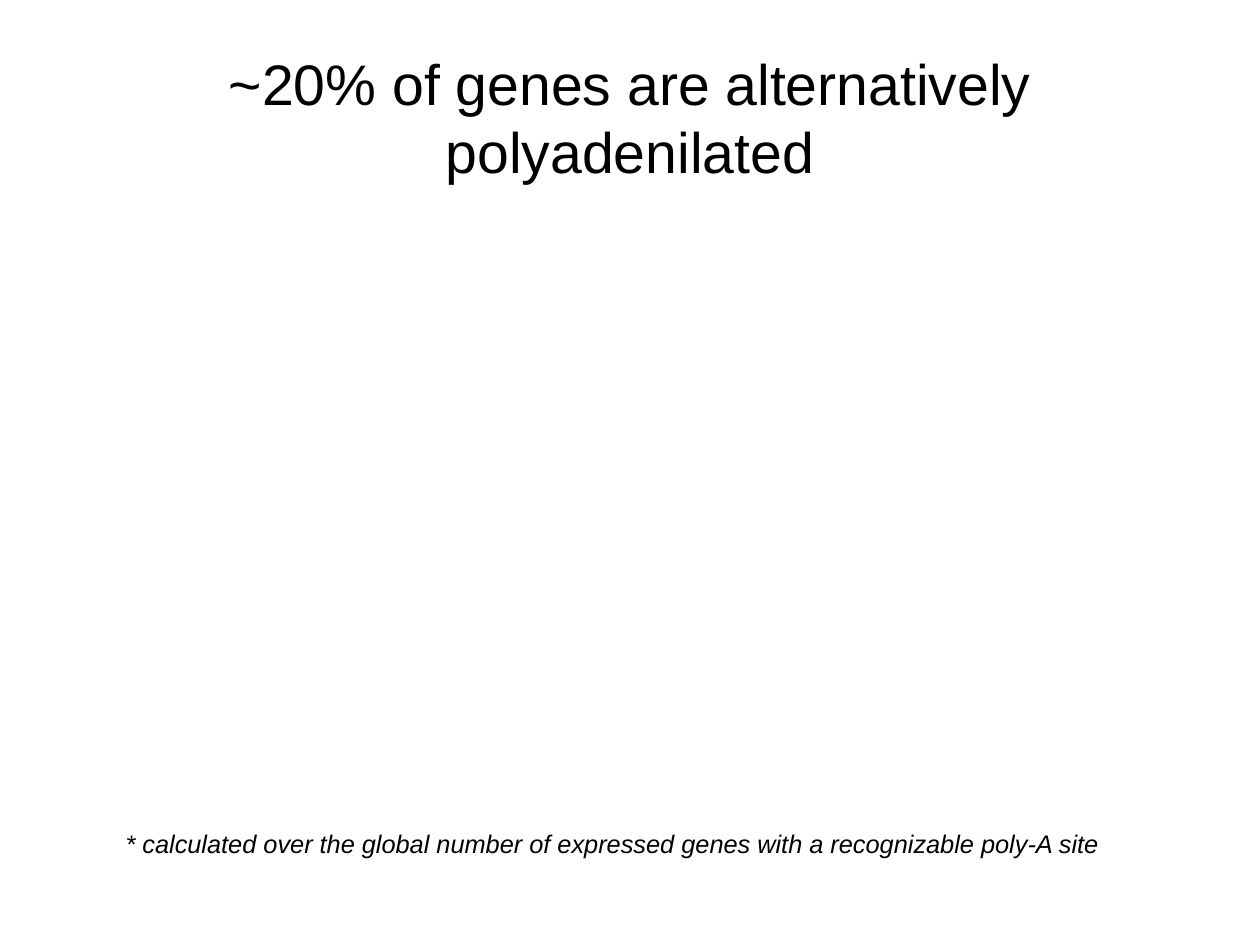
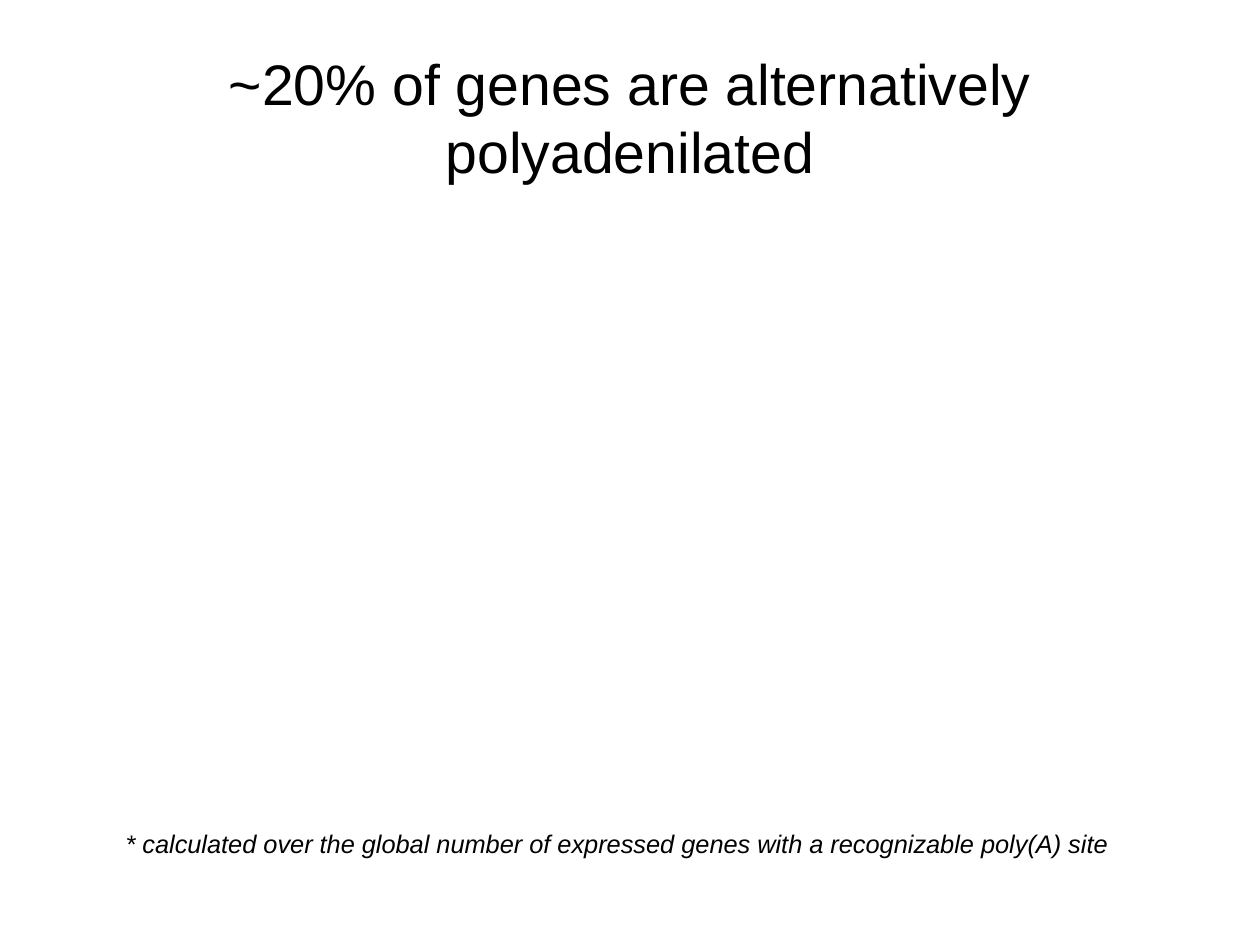
Before and after one commit to wilkinsonlab/m-oryzae-polya, a slide deck: slide 15 of doc/oryzae_presentation.odp. Drawn at 1260x945 pixels with LibreOffice and Linux fonts; fonts in the diff are those of the drawing. Boxes give left, top, right and bottom in pixels: in the first picture for what was removed or moved away, otherwise in the second. Text is boxed around its words. In the diff, an @@ line names an element or a change of style, - is before the commit and + after.

```diff
--- a/doc/oryzae_presentation.odp
+++ b/doc/oryzae_presentation.odp
@@ text at bbox=[142, 834, 1107, 859]: text changed @@
-* calculated over the global number of expressed genes with a recognizable poly-A site
+* calculated over the global number of expressed genes with a recognizable poly(A) site
```
Also in this commit, not shown: 30 other slides changed, 3 slides added, 3 other files.
